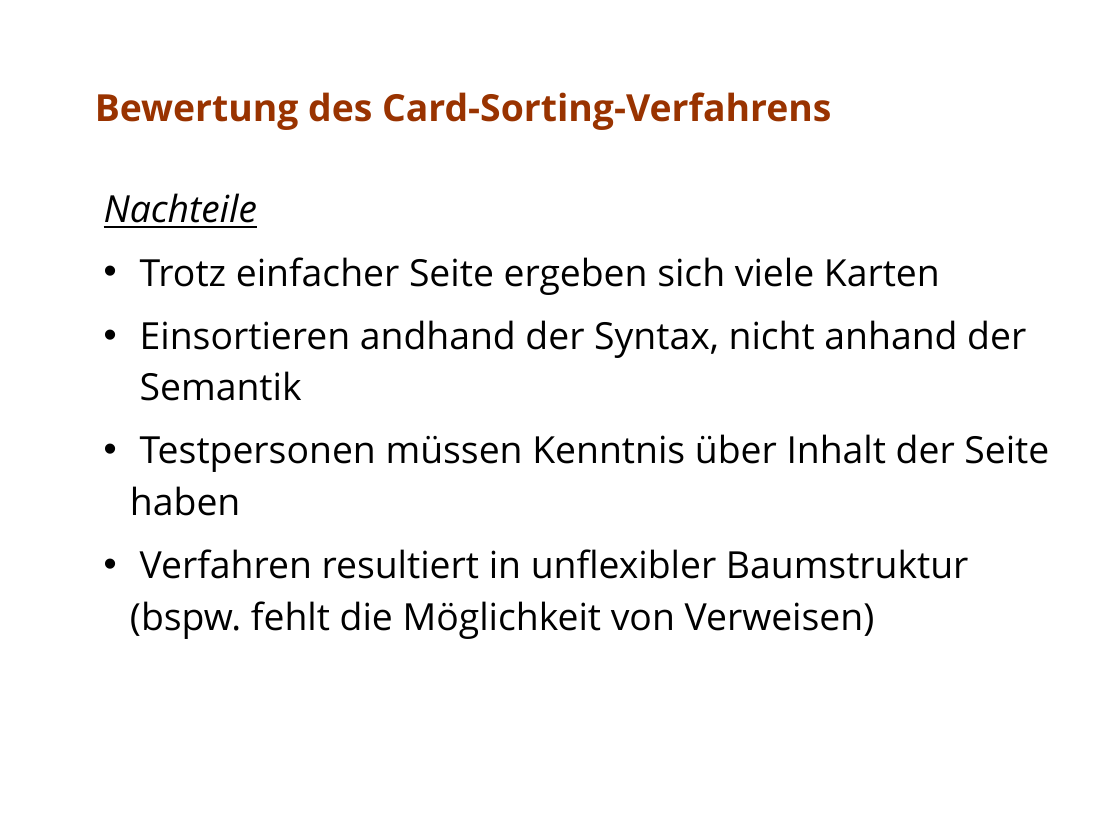
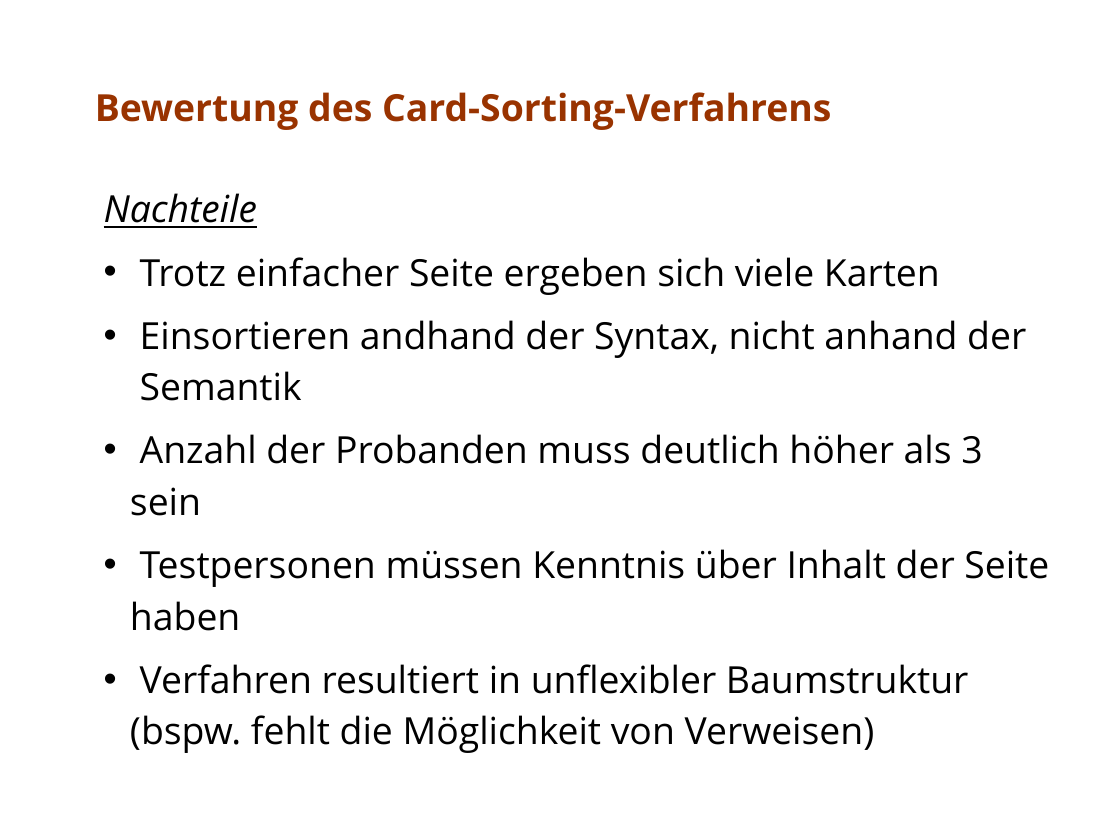
Before and after one commit to stzschoppe/sw-ergonomie, a slide deck: slide 2 of aufgabe17/doc/pascal.ppt. Drawn at 1120x840 pixels with LibreOffice and Linux fonts; fonts in the diff are those of the drawing. Boxes give left, top, right and bottom in pixels: in the first picture for what was removed or moved away, otherwise in the second. Text is boxed around its words. In the diff, an @@ line names an element or a change of style, - is before the commit and + after.

```diff
--- a/aufgabe17/doc/pascal.ppt
+++ b/aufgabe17/doc/pascal.ppt
@@ text at (130, 434, 982, 516): paragraph added @@
+• Anzahl der Probanden muss deutlich höher als 3 sein
```
